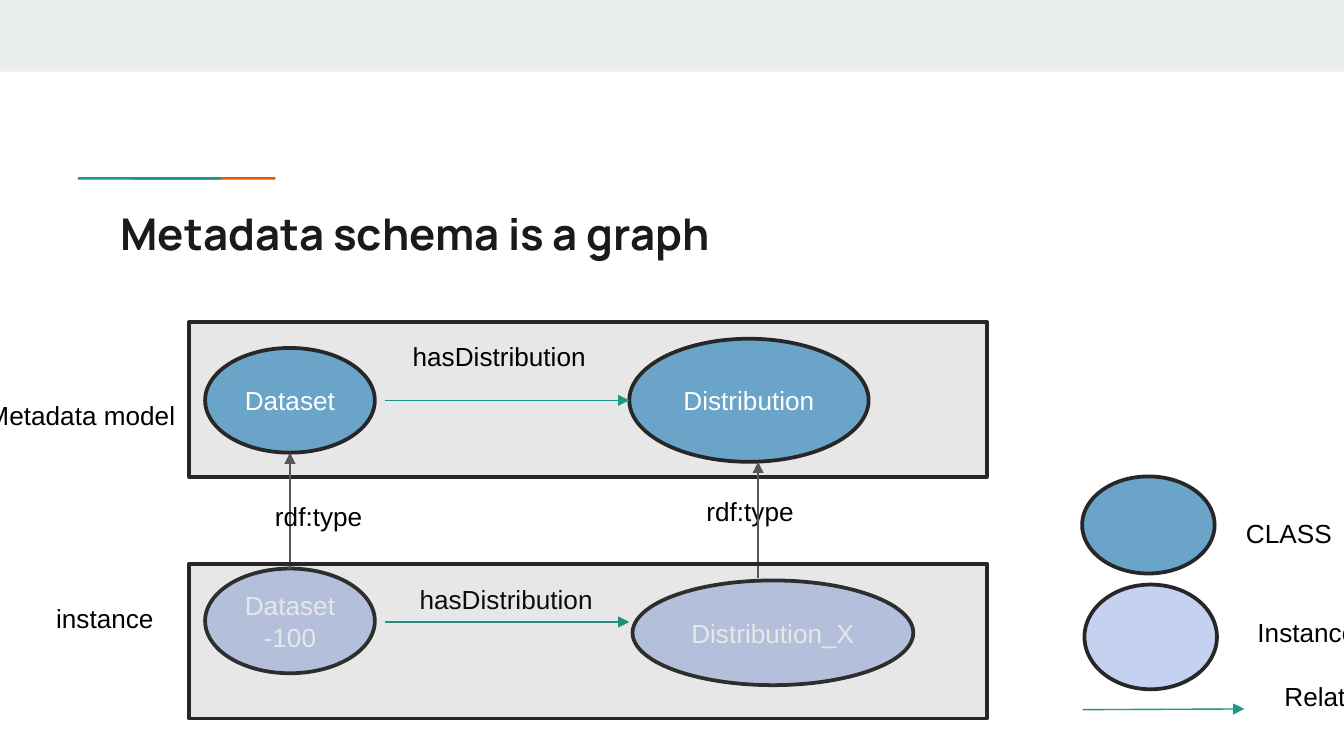
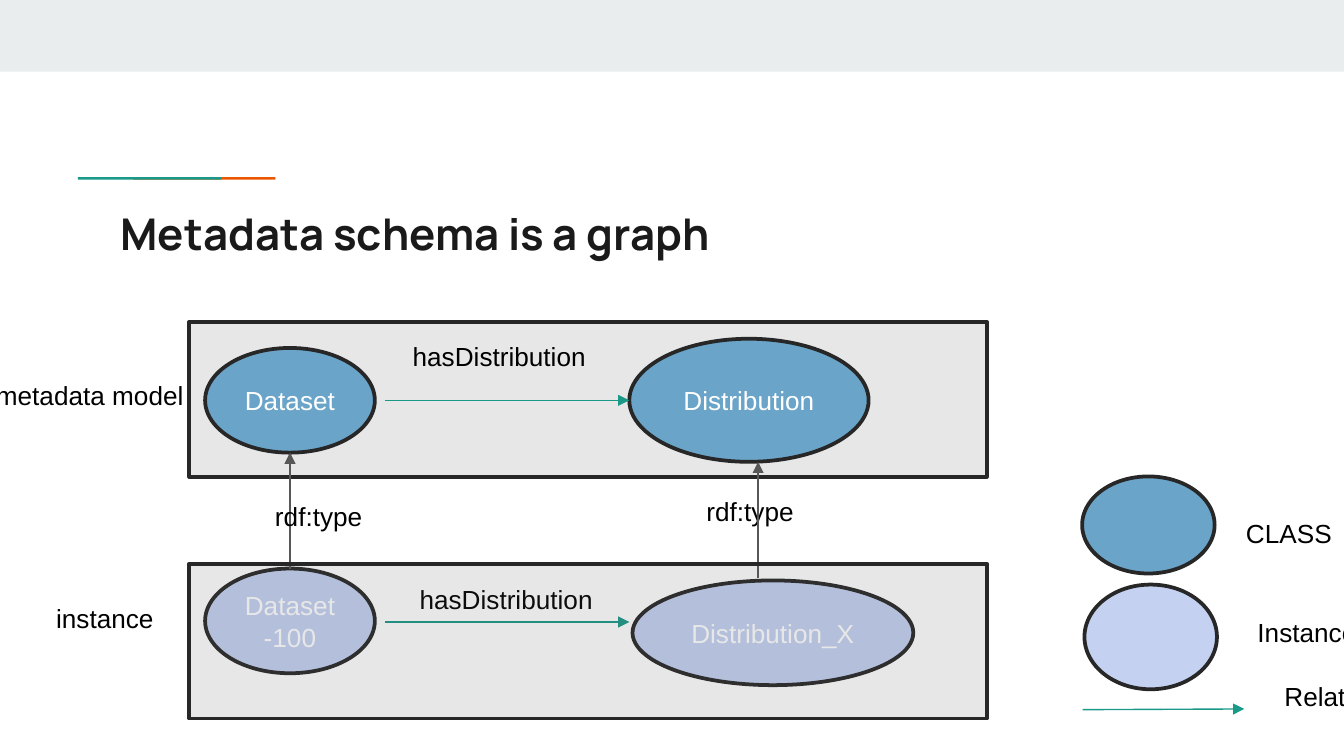
Before and after one commit to Health-RI/health-ri-metadata, a slide deck: slide 6 of Presentations/[DRAFT]HRI_Metadata_Schema_ImagingGroup_KickOff.pptx. Drawn at 1344x756 pixels with LibreOffice and Linux fonts; fonts in the diff are those of the drawing. Boxes give left, top, right and bottom in pixels: in the first picture for what was removed or moved away, otherwise in the second. Text is boxed around its words. In the diff, an @@ line names an element or a change of style, - is before the commit and + after.

```diff
--- a/Presentations/[DRAFT]HRI_Metadata_Schema_ImagingGroup_KickOff.pptx
+++ b/Presentations/[DRAFT]HRI_Metadata_Schema_ImagingGroup_KickOff.pptx
@@ text at bbox=[0, 386, 183, 406]: text changed @@
-Metadata model
+metadata model
```
Also in this commit, not shown: 8 other slides changed, 2 slides added.
